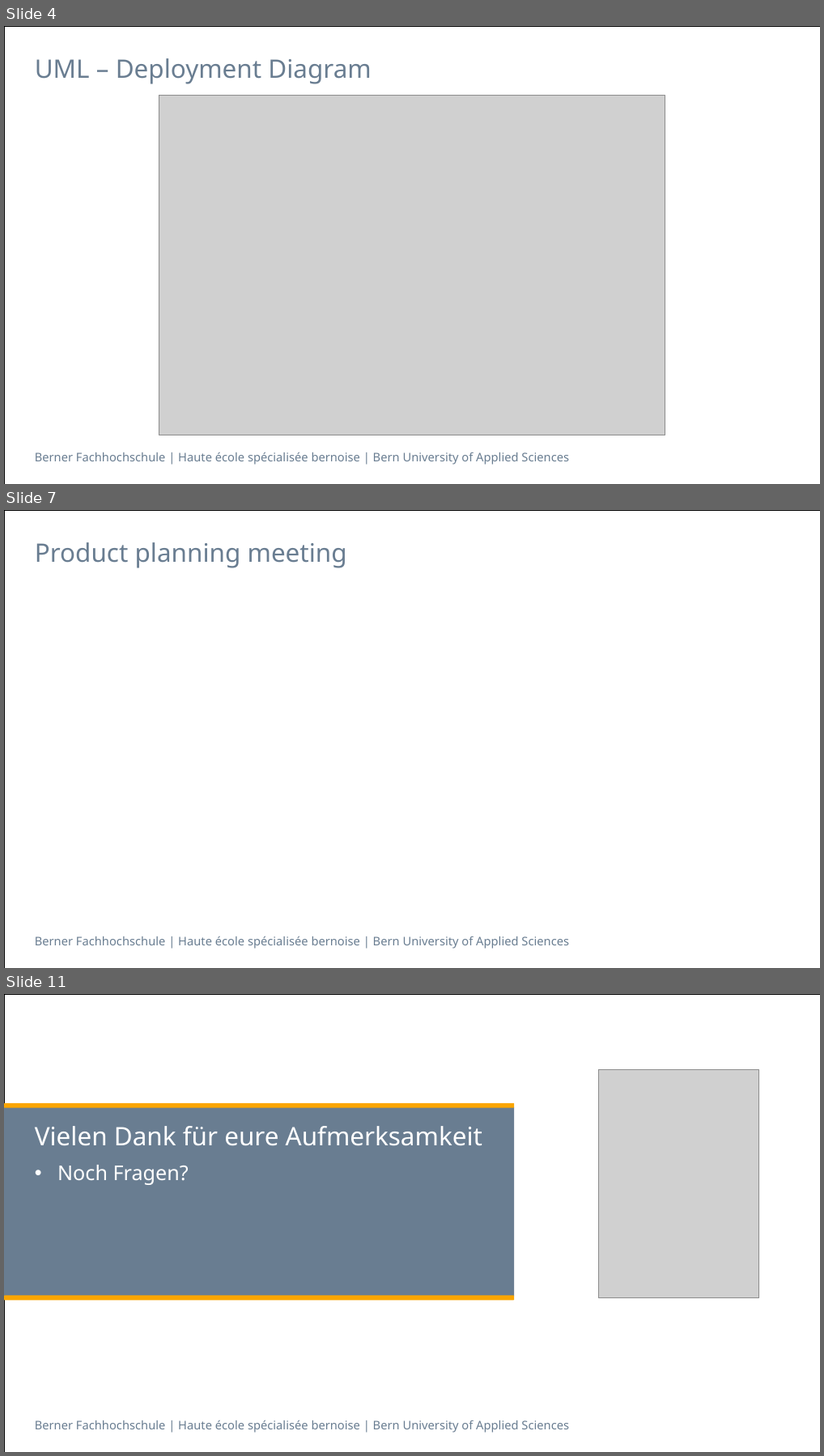
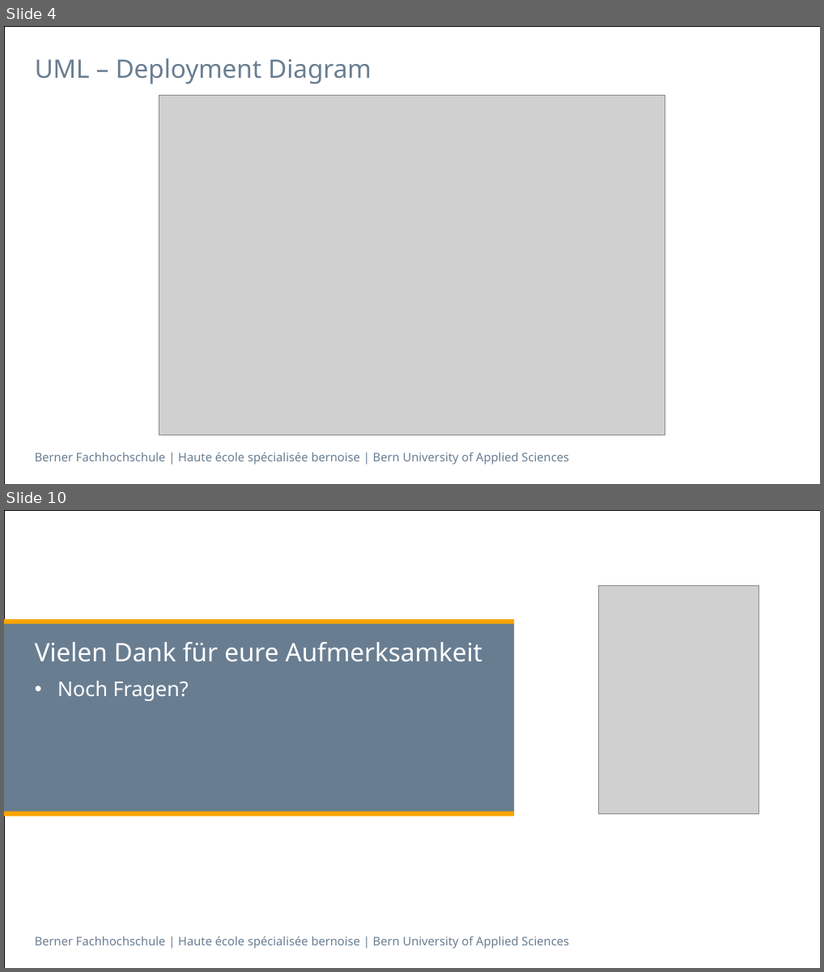
Before and after one commit to selvs1/ePsyDoc, a slide deck: doc/task-04/Präsentation task 03 und 04/Task03-04 - Ärzte - Suchtpatienten.pptx. Shown one above the other, each under a label of ours: slides 4, 7 and 11 before the commit, slides 4 and 10 after it; the slides between them are not shown. The pictures are 824x1456 and 824x972 pixels, drawn with LibreOffice and Linux fonts; fonts in the diff are those of the drawing; grey boxes stand for pictures. Boxes give left, top, right and bottom in pixels: in the first picture for what was removed or moved away, otherwise in the second. Text is boxed around its words. In the diff, an @@ line names an element or a change of style, - is before the commit and + after.

```diff
--- a/doc/task-04/Präsentation task 03 und 04/Task03-04 - Ärzte - Suchtpatienten.pptx
+++ b/doc/task-04/Präsentation task 03 und 04/Task03-04 - Ärzte - Suchtpatienten.pptx
@@ slide 7 removed at <box>4,510,820,968</box>, background #FFFFFF; not listed: 2 template elements that a slide beside it also shows @@
@@ title removed at <box>35,542,347,568</box> @@
-Product planning meeting
@@ what was slide 11 is now slide 10 @@
```
Also in this commit, not shown: 4 slides changed, 1 slide added, 1 other slide removed.
